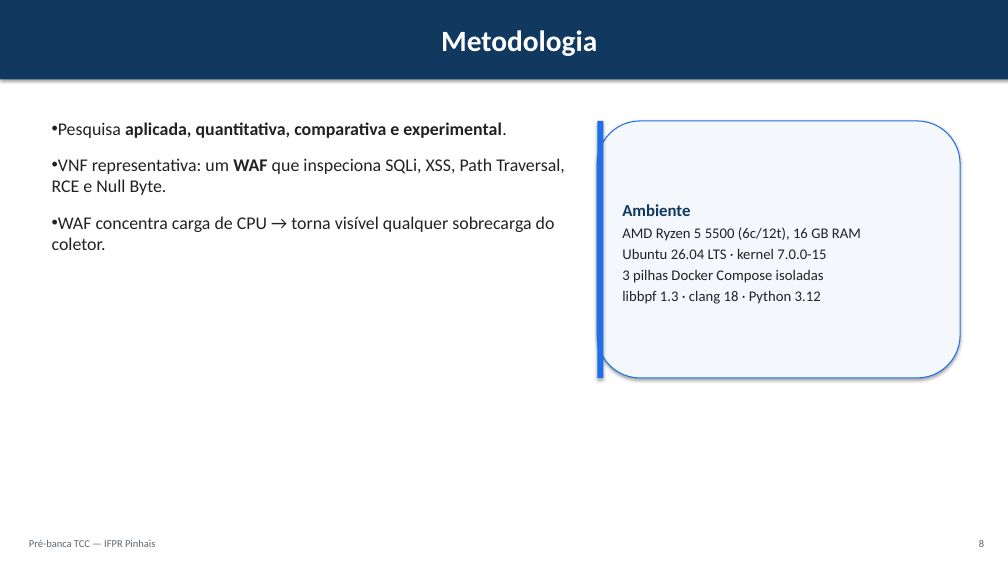
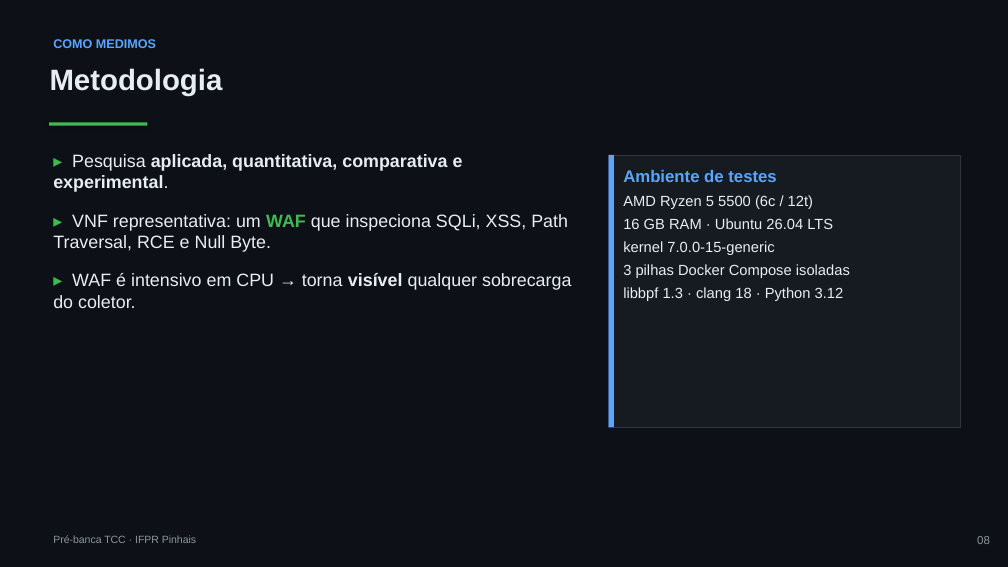
Before and after one commit to joaopedroplinta/vnf-monitoring-benchmark, a slide deck: slide 8 of docs/apresentacao/apresentacao_tcc.pptx. Drawn at 1008x567 pixels with LibreOffice and Linux fonts; fonts in the diff are those of the drawing. Boxes give left, top, right and bottom in pixels: in the first picture for what was removed or moved away, otherwise in the second. Text is boxed around its words. In the diff, an @@ line names an element or a change of style, - is before the commit and + after.

Commit message:
docs: redesenhar slides da pre-banca com tema escuro
Aplica tema escuro tech (fundo grafite, acentos neon verde/azul/laranja)
no gerador PPTX e no HTML reveal.js. Corrige sobreposicoes trocando a
fonte para Arial e ligando auto-ajuste de texto nas caixas. Aperta
fontes e espacamentos no HTML para o conteudo caber sem corte na altura
fixa do slide.

```diff
--- a/docs/apresentacao/apresentacao_tcc.pptx
+++ b/docs/apresentacao/apresentacao_tcc.pptx
@@ background #FFFFFF to #0D1117 @@
@@ text "Metodologia": place and size @@
-text "Metodologia" at box(0, 0, 1008, 79)
+text "Metodologia" at box(50, 68, 223, 96)
@@ text "Metodologia" at box(50, 68, 223, 96): font Calibri to Arial, text colour #FFFFFF to #E6EDF3; alignment centre to left; more space between paragraphs; vertical alignment middle to top; fill #11385F to none; shadow off @@
@@ text added at box(53, 39, 156, 48), 12 pt, text #58A6FF, bold @@
+COMO MEDIMOS
@@ rectangle added at box(49, 123, 147, 126), fill #3FB950 @@
@@ text at box(53, 154, 571, 308): text changed; font Calibri to Arial; text colour #222222 to #E6EDF3 @@
-• Pesquisa aplicada, quantitativa, comparativa e experimental.
-• VNF representativa: um WAF que inspeciona SQLi, XSS, Path Traversal, RCE e Null Byte.
-• WAF concentra carga de CPU → torna visível qualquer sobrecarga do coletor.
+▸ Pesquisa aplicada, quantitativa, comparativa e experimental.
+▸ VNF representativa: um WAF que inspeciona SQLi, XSS, Path Traversal, RCE e Null Byte.
+▸ WAF é intensivo em CPU → torna visível qualquer sobrecarga do coletor.
@@ rectangle "Ambiente de testes": place and size @@
-rectangle "Ambiente de testes" at box(597, 121, 960, 378)
+rectangle "Ambiente de testes" at box(609, 155, 960, 427)
@@ rectangle "Ambiente de testes" at box(609, 155, 960, 427): vertical alignment middle to top; rounded rectangle to rectangle; fill #F4F7FB to #161B22; outline #1F6FEB 1 pt to #30363D 0.75 pt; shadow off @@
@@ rectangle: place and size @@
-rectangle at box(597, 121, 603, 378)
+rectangle at box(609, 155, 614, 427)
@@ rectangle at box(609, 155, 614, 427): fill #1F6FEB to #58A6FF; shadow off @@
@@ text in rectangle at box(623, 170, 833, 255): text changed; font Calibri to Arial; text colour #222222 to #E6EDF3 @@
-Ambiente
-AMD Ryzen 5 5500 (6c/12t), 16 GB RAM
-Ubuntu 26.04 LTS · kernel 7.0.0-15
+Ambiente de testes
+AMD Ryzen 5 5500 (6c / 12t)
+16 GB RAM · Ubuntu 26.04 LTS
+kernel 7.0.0-15-generic
@@ text in rectangle at box(623, 264, 850, 301): font Calibri to Arial, text colour #222222 to #E6EDF3 in "3 pilhas Docker Compose isoladas", "libbpf 1.3 · clang 18 · Python ..."; more space between paragraphs @@
@@ text at box(53, 535, 196, 543): text changed; font Calibri to Arial; text colour #5B6770 to #8B949E @@
-Pré-banca TCC — IFPR Pinhais
+Pré-banca TCC · IFPR Pinhais
@@ text added at box(977, 536, 990, 544), 11 pt, text #8B949E @@
+08
@@ text removed at box(979, 540, 984, 547) @@
-8
```
Also in this commit, not shown: 18 other slides changed, 2 other files.
